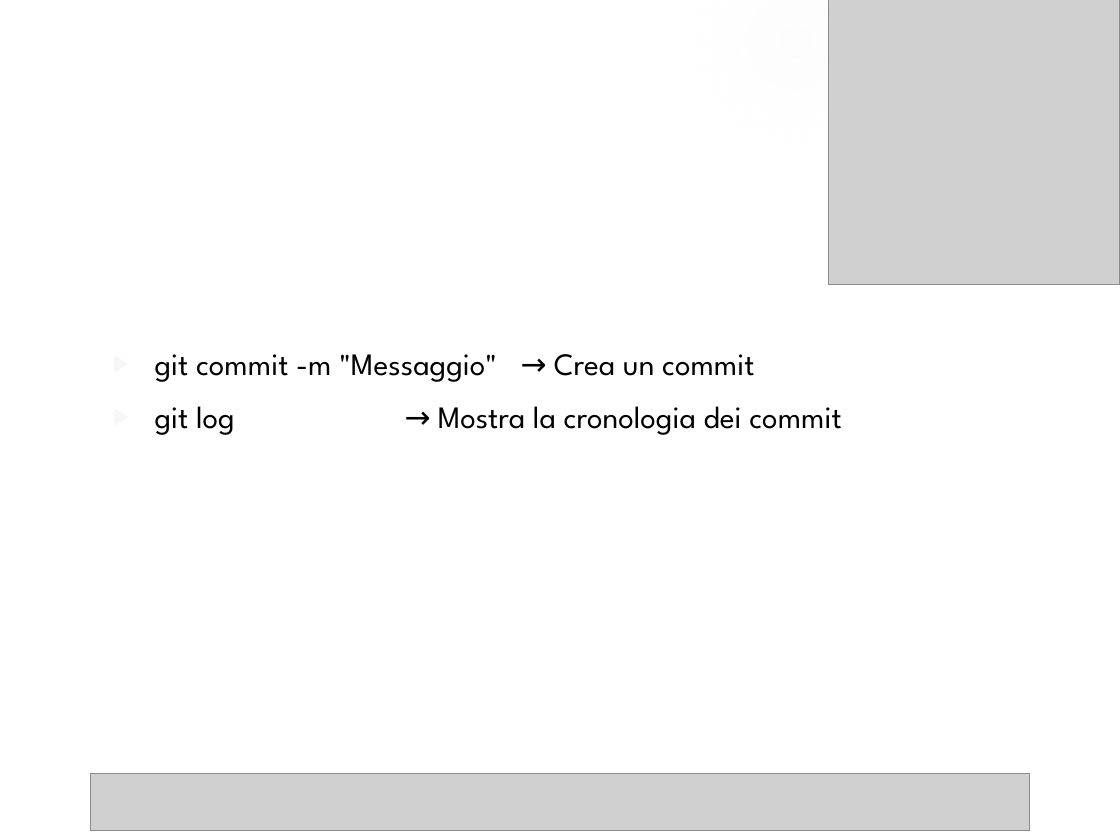
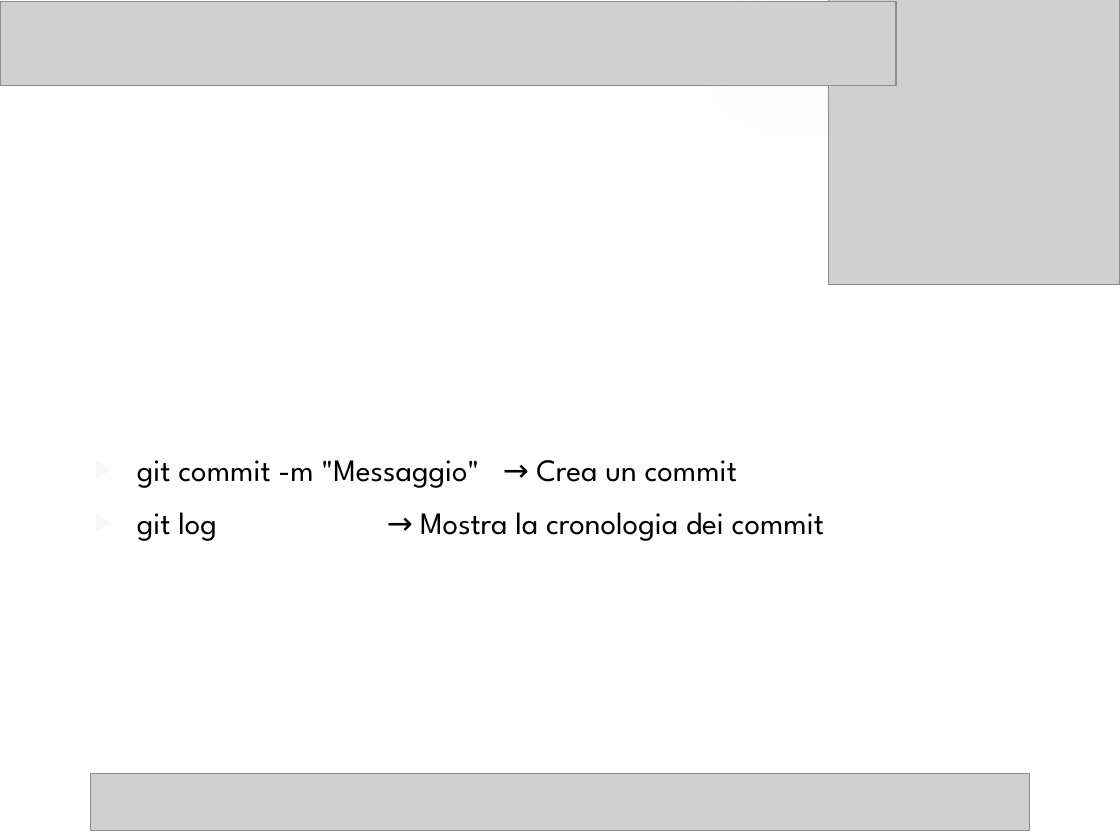
Before and after one commit to MattiaTiozzoDev/AngularStartCourse, a slide deck: slide 5 of Presentazione_Comandi_Git.pptx. Drawn at 1120x840 pixels with LibreOffice and Linux fonts; fonts in the diff are those of the drawing; grey boxes stand for pictures; background and template pictures are left out. Boxes give left, top, right and bottom in pixels: in the first picture for what was removed or moved away, otherwise in the second. Text is boxed around its words. In the diff, an @@ line names an element or a change of style, - is before the commit and + after.

```diff
--- a/Presentazione_Comandi_Git.pptx
+++ b/Presentazione_Comandi_Git.pptx
@@ picture added at <box>0,1,896,85</box> @@
@@ text "git commit -m "Messaggio" → ...": place and size @@
-text "git commit -m "Messaggio" → ..." at <box>155,354,841,435</box>
+text "git commit -m "Messaggio" → ..." at <box>137,460,824,541</box>
```
Also in this commit, not shown: 7 other slides changed, 1 other file.
